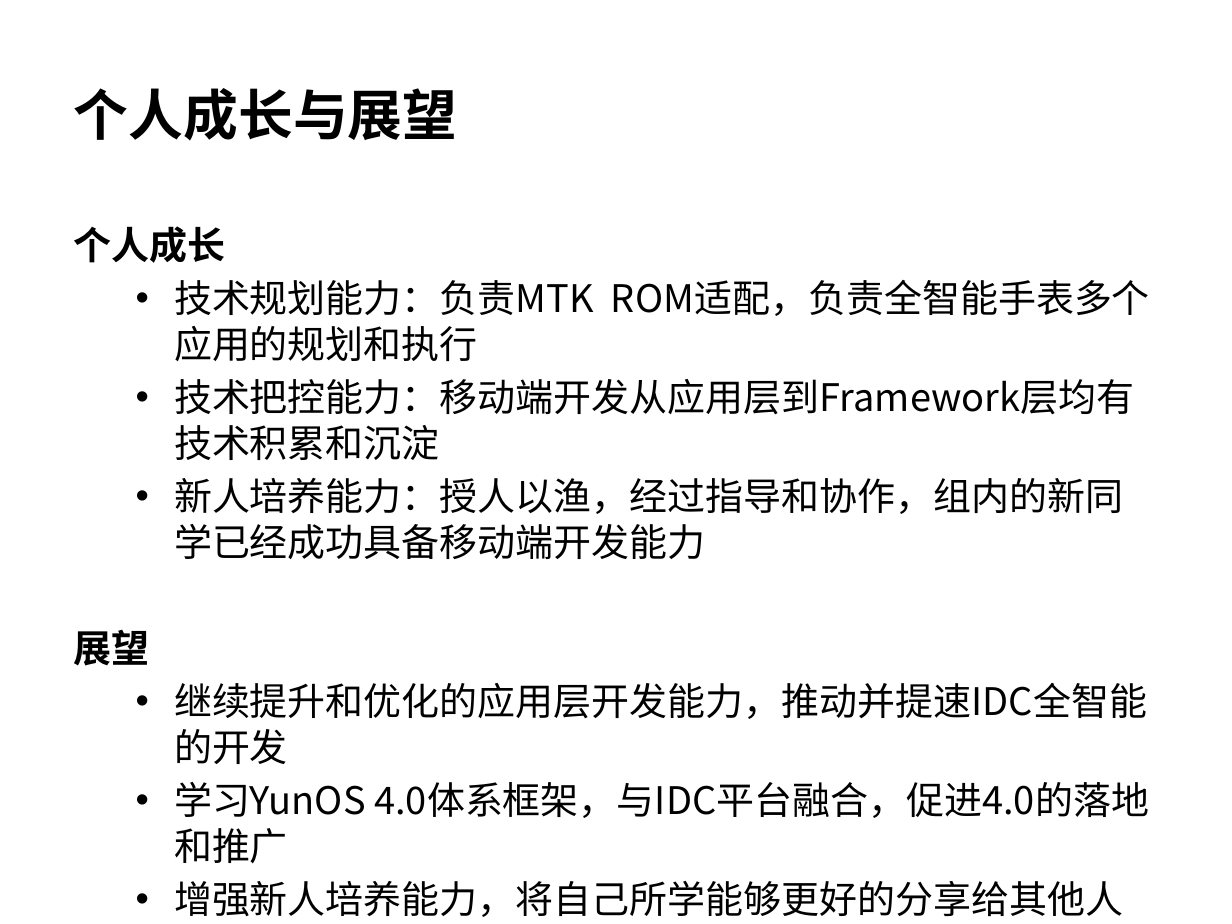
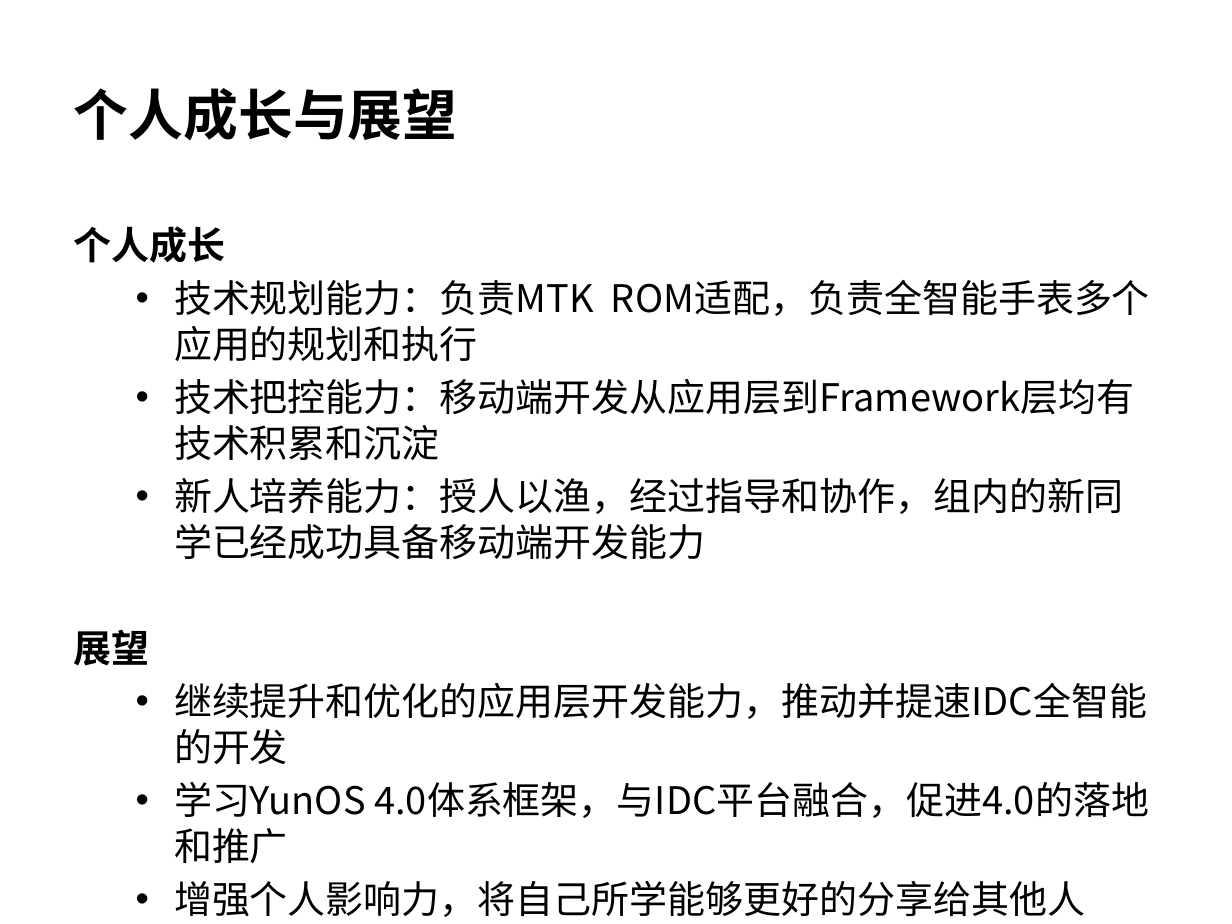
Before and after one commit to wangzhengyi/WangZhengyi, a slide deck: slide 14 of promote/2016-promote-p6.pptx. Drawn at 1232x924 pixels with LibreOffice and Linux fonts; fonts in the diff are those of the drawing. Boxes give left, top, right and bottom in pixels: in the first picture for what was removed or moved away, otherwise in the second. Text is boxed around its words. In the diff, an @@ line names an element or a change of style, - is before the commit and + after.

```diff
--- a/promote/2016-promote-p6.pptx
+++ b/promote/2016-promote-p6.pptx
@@ text at [174,881,1086,917]: text changed @@
-  • 增强新人培养能力，将自己所学能够更好的分享给其他人
+  • 增强个人影响力，将自己所学能够更好的分享给其他人
```
Also in this commit, not shown: 2 other slides changed, 2 other files.
